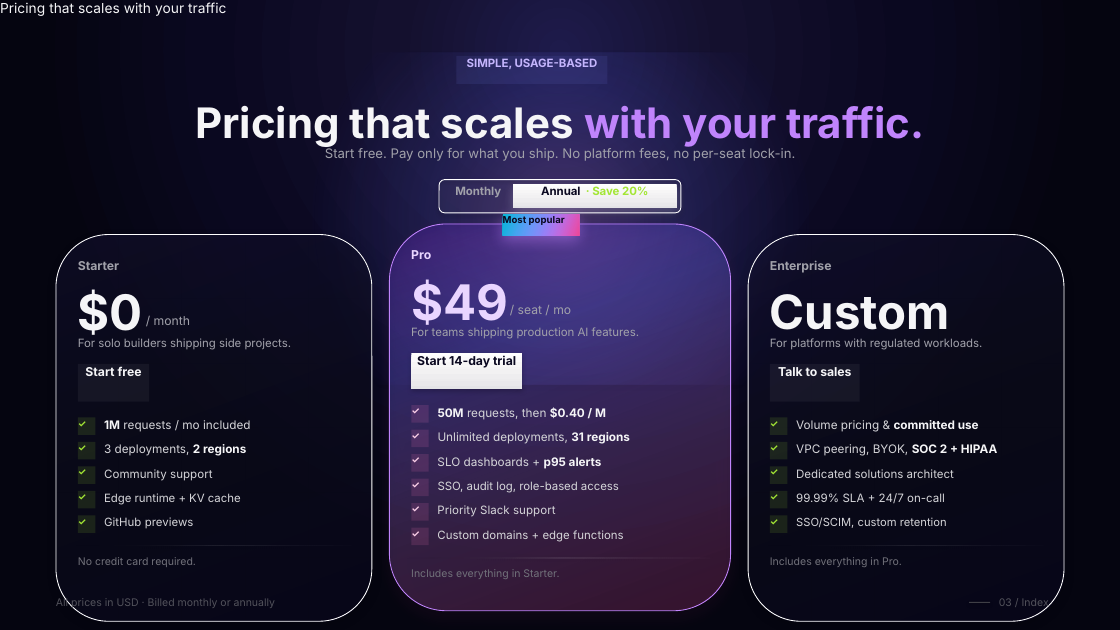
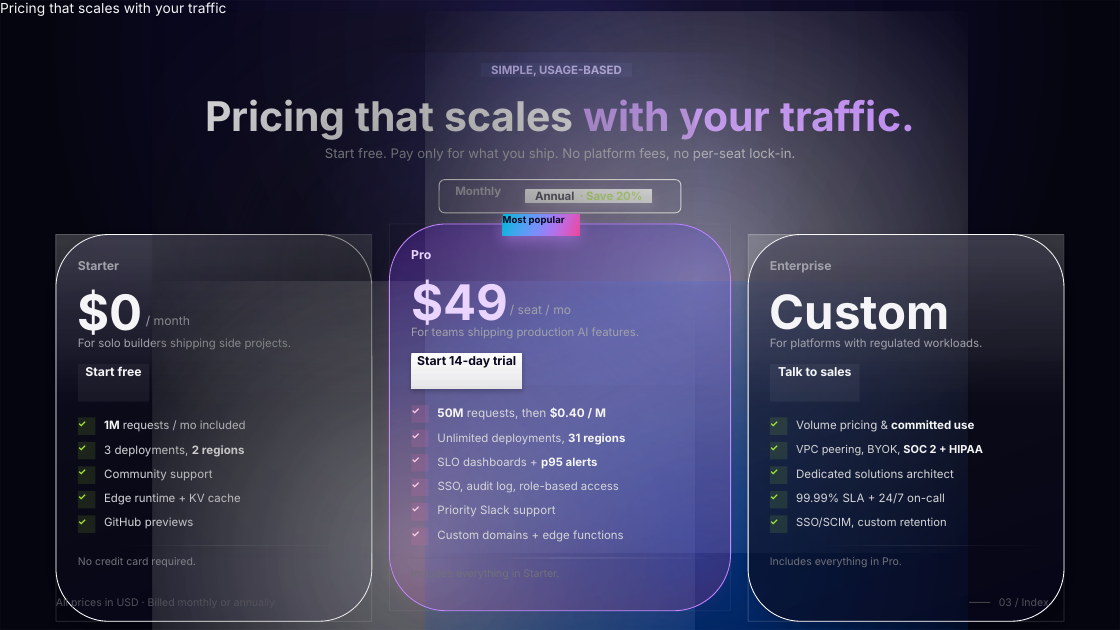
Before and after one commit to vamsiramakrishnan/pixelpitch, a slide deck: slide 24 of _bench/corpus/divergent-deck.pptx. Drawn at 1120x630 pixels with LibreOffice and Linux fonts; fonts in the diff are those of the drawing. Boxes give left, top, right and bottom in pixels: in the first picture for what was removed or moved away, otherwise in the second. Text is boxed around its words. In the diff, an @@ line names an element or a change of style, - is before the commit and + after.

```diff
--- a/_bench/corpus/divergent-deck.pptx
+++ b/_bench/corpus/divergent-deck.pptx
@@ rectangle added at [0,0,897,630], fill gradient #1A1A1A @@
@@ rectangle added at [0,0,897,630], fill gradient #F5F5F7 @@
@@ rectangle added at [0,0,1120,630], outline #FFFFFF 0.75 pt @@
@@ rectangle added at [153,11,695,553], fill gradient #1A1A1A @@
@@ rectangle added at [224,0,1120,630], fill gradient #FAFAF9 @@
@@ rectangle added at [224,0,1120,630], fill gradient #0066FF @@
@@ rectangle added at [426,11,968,553], fill gradient #FAFAF9 @@
@@ rectangle "SIMPLE, USAGE-BASED": place and size @@
-rectangle "SIMPLE, USAGE-BASED" at [456,56,607,84]
+rectangle "SIMPLE, USAGE-BASED" at [481,63,632,77]
@@ text "Pricing that scales with your ...": place and size @@
-text "Pricing that scales with your ..." at [195,106,924,147]
+text "Pricing that scales with your ..." at [205,99,915,140]
@@ text "Pricing that scales with your ..." at [205,99,915,140]: size 36 to 35.1 pt @@
@@ rectangle "Annual · Save 20%": place and size @@
-rectangle "Annual · Save 20%" at [513,184,677,208]
+rectangle "Annual · Save 20%" at [525,189,652,203]
@@ rectangle added at [56,234,372,408], fill gradient #FFFFFF @@
@@ rectangle added at [56,234,372,621], outline #FFFFFF 0.75 pt @@
@@ rectangle added at [390,224,731,611], outline #FFFFFF 0.75 pt @@
@@ rectangle added at [749,234,1065,408], fill gradient #FFFFFF @@
@@ rectangle added at [749,234,1065,621], outline #FFFFFF 0.75 pt @@
@@ rectangle added at [153,282,695,630], fill gradient #F5F5F7 @@
@@ rectangle added at [426,282,968,630], fill gradient #0066FF @@
@@ text "Volume pricing & committed use" at [796,420,974,432]: size 10.1 to 9.9 pt @@
@@ text "3 deployments, 2 regions" at [104,445,245,457]: size 10.1 to 9.9 pt @@
@@ size 10.1 to 9.8 pt in 3 elements at [104,420,246,431], [437,457,598,468], [437,433,625,445] @@
@@ text "VPC peering, BYOK, SOC 2 ..." at [796,445,983,456]: size 10.1 to 9.4 pt @@
@@ text removed at [411,569,559,579] @@
-Includes everything in Starter.
```
Also in this commit, not shown: 32 other slides changed, 2 other files.
